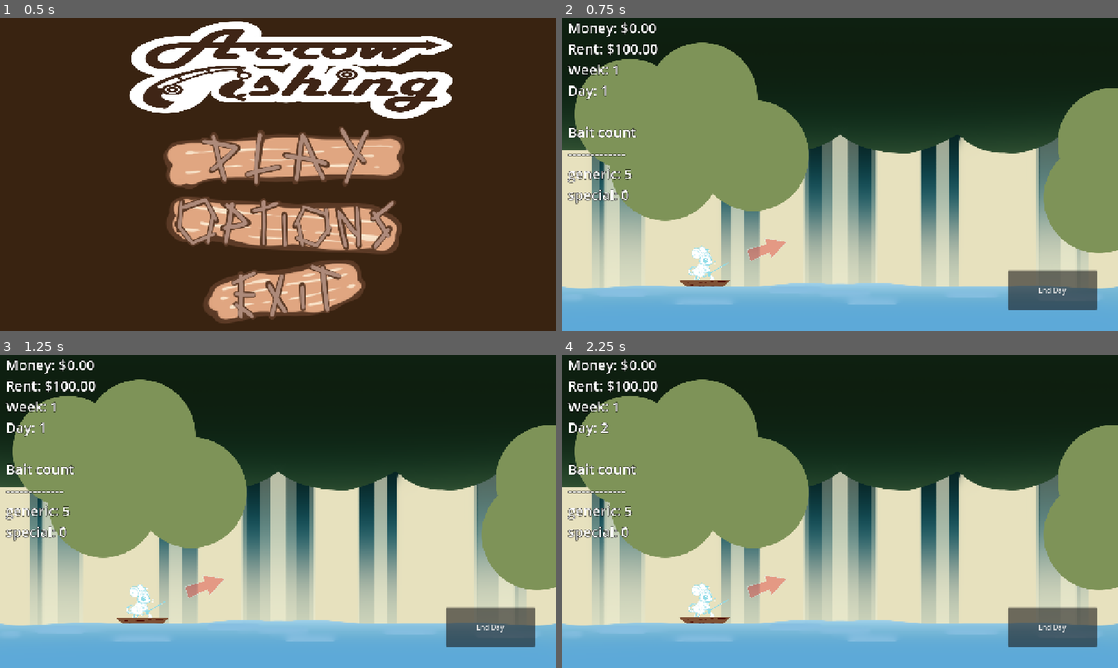
Above: before the commit, frames 1-4 (two rows, left to right).
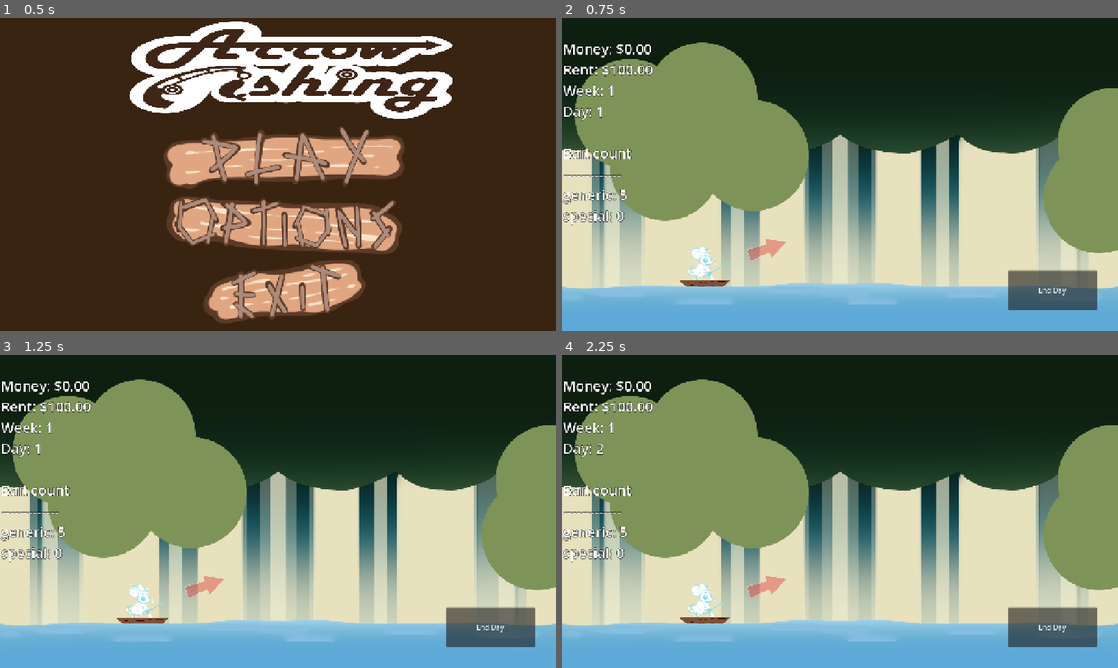
Above: after the commit, the same moments.

Repository: Meoah/Team-Awesome
Game: Godot game, scene res://scenes/default.tscn
Two runs of this game, one before a commit and one after it. Both use one fixed random seed, a clock stepped at 60 frames per second and the inputs below.
Inputs (mouse positions are in pixels of both pictures, inside the frame that each line leads up to):
- Up to frame 1 (0.5 s): no input
- Up to frame 2 (0.75 s): click (845, 158) at 0.5 s
- Up to frame 3 (1.25 s): no input
- Up to frame 4 (2.25 s): click "End Day" at 1.25 s; click "Go to bed" at 2 s

Frame 1 is identical in both runs. In frame 2, 2.5% of the frame differs, in the area x 0-18%, y 1-67%; in frame 3, 2.5%; in frame 4, 2.5%.

Commit message:
File cleanup

Diff:
--- a/project.godot
+++ b/project.godot
@@ -21,7 +21,6 @@
 
 [autoload]
 
-Inventory="*res://scripts/ui/inventory.gd"
 SystemData="*res://scripts/system/system_data.gd"
 GameManager="*res://scenes/game_manager.tscn"
 PlayManager="*res://scripts/managers/play_manager.gd"
--- a/scenes/actors/bobber.gd
+++ /dev/null
@@ -1,11 +0,0 @@
-extends RigidBody2D
-
-
-# Called when the node enters the scene tree for the first time.
-func _ready() -> void:
-	pass # Replace with function body.
-
-
-# Called every frame. 'delta' is the elapsed time since the previous frame.
-func _process(delta: float) -> void:
-	pass
--- a/scenes/game/daytime_main.tscn
+++ b/scenes/game/daytime_main.tscn
@@ -202,9 +202,10 @@
 
 [node name="Info" type="Label" parent="HUD"]
 layout_mode = 0
-offset_left = 13.0
-offset_right = 196.0
-offset_bottom = 45.0
+offset_left = 2.0
+offset_top = 48.0
+offset_right = 185.0
+offset_bottom = 93.0
 text = "placeholder"
 label_settings = ExtResource("10_3kam8")
 
--- a/scenes/game/main_menu.tscn
+++ b/scenes/game/main_menu.tscn
@@ -6,9 +6,9 @@
 [ext_resource type="Texture2D" uid="uid://cps8f0ajgm8kq" path="res://assets/textures/ui/Play_Button.png" id="4_bto60"]
 [ext_resource type="AudioStream" uid="uid://bwq4tyjgoxrm0" path="res://assets/audio/bgm/1-01 Introduction.mp3" id="4_fpthd"]
 [ext_resource type="Texture2D" uid="uid://qojojiaa5s65" path="res://assets/textures/ui/Exit_Button.png" id="5_1f7y1"]
-[ext_resource type="Script" uid="uid://c2kycjhjsowfw" path="res://scripts/ui/audio_volume.gd" id="5_df05h"]
+[ext_resource type="Script" uid="uid://c2kycjhjsowfw" path="res://scripts/util/audio_volume.gd" id="5_df05h"]
 [ext_resource type="Texture2D" uid="uid://bj0xw6pb17jxn" path="res://assets/textures/ui/Mock_Title.png" id="6_6hh85"]
-[ext_resource type="Script" uid="uid://bubl3cxipu10w" path="res://scripts/ui/fullscreen_control.gd" id="6_8um5k"]
+[ext_resource type="Script" uid="uid://bubl3cxipu10w" path="res://scripts/util/fullscreen_control.gd" id="6_8um5k"]
 [ext_resource type="Texture2D" uid="uid://dpo56153ju0cl" path="res://assets/textures/ui/Back_Button2.png" id="8_1f7y1"]
 [ext_resource type="Texture2D" uid="uid://d23om0gbiqiry" path="res://assets/textures/ui/Settings_Button.png" id="8_efcww"]
 [ext_resource type="Texture2D" uid="uid://2wer6ur45n82" path="res://assets/textures/ui/MusicVolume_Button.png" id="11_nsdtn"]
--- a/scenes/ui/inventory_ui.tscn
+++ b/scenes/ui/inventory_ui.tscn
@@ -1,6 +1,6 @@
 [gd_scene load_steps=3 format=3 uid="uid://himmnj7djqgt"]
 
-[ext_resource type="Script" uid="uid://cyund0hdccn2m" path="res://scenes/ui/Inventory_UI.gd" id="1_5v8q7"]
+[ext_resource type="Script" uid="uid://cyund0hdccn2m" path="res://scripts/ui/hud/inventory/inventory_ui.gd" id="1_5v8q7"]
 [ext_resource type="PackedScene" uid="uid://dyaxs1jdloena" path="res://scenes/ui/slot.tscn" id="2_gf3dx"]
 
 [node name="Inventory_UI" type="CanvasLayer"]
--- a/scenes/ui/arrows.tscn
+++ b/scenes/ui/pop_ups/fish_minigame/arrows.tscn
@@ -1,7 +1,7 @@
 [gd_scene load_steps=14 format=3 uid="uid://bbklku0slqk5d"]
 
-[ext_resource type="Script" uid="uid://bmvd1knujqejq" path="res://scripts/ui/arrows.gd" id="1_0iavb"]
-[ext_resource type="Script" uid="uid://djyje6hc7igie" path="res://scripts/ui/arrows_display.gd" id="2_n3w4c"]
+[ext_resource type="Script" uid="uid://bmvd1knujqejq" path="res://scripts/ui/fish_minigame/arrows.gd" id="1_0iavb"]
+[ext_resource type="Script" uid="uid://djyje6hc7igie" path="res://scripts/ui/fish_minigame/arrows_display.gd" id="2_n3w4c"]
 [ext_resource type="Texture2D" uid="uid://bqb5rtw7j46c7" path="res://assets/textures/debug/Cool.png" id="8_20txf"]
 [ext_resource type="Texture2D" uid="uid://cmh82nlyngkm5" path="res://assets/textures/debug/Lame.png" id="9_rvcsd"]
 [ext_resource type="Texture2D" uid="uid://dc133i3eb8ups" path="res://assets/textures/ui/Arrows/0.tres" id="10_qdfjh"]
@@ -9,7 +9,7 @@
 [ext_resource type="Texture2D" uid="uid://b4347mim6kpsw" path="res://assets/textures/ui/Arrows/Arrows.png" id="11_ybko8"]
 [ext_resource type="Texture2D" uid="uid://bmyqxt2tdjuib" path="res://assets/textures/ui/Arrows/2.tres" id="12_mx6gi"]
 [ext_resource type="Texture2D" uid="uid://blvkbqny5n6wn" path="res://assets/textures/ui/Arrows/3.tres" id="13_8ksox"]
-[ext_resource type="Script" uid="uid://c2w7qb8xpm6jn" path="res://scripts/ui/arrow_sprite.gd" id="16_mx6gi"]
+[ext_resource type="Script" uid="uid://c2w7qb8xpm6jn" path="res://scripts/ui/fish_minigame/arrow_sprite.gd" id="16_mx6gi"]
 [ext_resource type="Texture2D" uid="uid://b608g2qbl8yxd" path="res://assets/textures/ui/Arrows/effects/smoke.png" id="17_8ksox"]
 [ext_resource type="Script" uid="uid://bfh11uixb171m" path="res://scripts/ui/pop_ups/smoke.gd" id="18_63o2f"]
 [ext_resource type="Script" uid="uid://tntbbnkgxdlp" path="res://scripts/ui/pop_ups/texture_rect.gd" id="19_dleu3"]
--- a/scenes/ui/slot.tscn
+++ b/scenes/ui/slot.tscn
@@ -1,6 +1,6 @@
 [gd_scene load_steps=4 format=3 uid="uid://dyaxs1jdloena"]
 
-[ext_resource type="Script" uid="uid://cqsqbytqafa34" path="res://scenes/ui/slot.gd" id="1_jkamp"]
+[ext_resource type="Script" uid="uid://cqsqbytqafa34" path="res://scripts/ui/hud/inventory/slot.gd" id="1_jkamp"]
 [ext_resource type="FontFile" uid="uid://ciwjf56aydm2a" path="res://assets/fonts/CherryBombOne-Regular.ttf" id="2_sad2q"]
 
 [sub_resource type="StyleBoxFlat" id="StyleBoxFlat_sad2q"]
--- a/scripts/game/daytime_main.gd
+++ b/scripts/game/daytime_main.gd
@@ -53,7 +53,7 @@
 func _play_minigame() -> void:
 	$FISH.play("FISH!") #Plays FISH! Animation
 	await $FISH.animation_finished
-	GameManager.popup_queue.show_popup(BasePopup.POPUP_TYPE.ARROWUI, {"flags" = BasePopup.POPUP_FLAG.WILL_PAUSE})
+	GameManager.popup_queue.show_popup(BasePopup.POPUP_TYPE.MINIGAMEUI, {"flags" = BasePopup.POPUP_FLAG.WILL_PAUSE})
 
 func _on_fish_animation_finished(_anim_name: StringName) -> void:
 	$FISH.stop(true)
--- a/scripts/ui/arrows.gd
+++ b/scripts/ui/fish_minigame/arrows.gd
@@ -1,5 +1,5 @@
 extends BasePopup
-class_name ArrowUIPopup
+class_name MinigameUIPopup
 
 @export var input_string : TextEdit #Accessing TextEdit box
 @export var reaction : Sprite2D #Accessing Sprite2D for reaction image
--- a/scripts/ui/inventory.gd
+++ /dev/null
@@ -1,56 +0,0 @@
-extends Node
-
-signal inventory_updated
-
-var inventory_contents: Dictionary = {}
-
-#add fish to inventory
-func add_fish(fish_id: int, amount: int = 1) -> void:
-	if inventory_contents.has(fish_id):
-		inventory_contents[fish_id] += amount
-	else:
-		inventory_contents[fish_id] = amount
-
-	inventory_updated.emit()
-
-func get_all_fish() -> Dictionary:
-	return inventory_contents
-
-#Remove fish from inventory
-func remove_fish(fish: Inventory_FishData, amount: int = 1) -> void:
-	if not inventory_contents.has(fish):
-		return
-	inventory_contents[fish] -= amount
-	#Make sure there are no negative numbers
-	if inventory_contents[fish] <= 0:
-		inventory_contents.erase(fish)
-	inventory_updated.emit()
-
-#Check if the player has at least one of a fish
-func has_fish(fish: Inventory_FishData) -> bool:
-	return inventory_contents.has(fish) and inventory_contents[fish] > 0
-
-#How many of this fish does player have
-func get_fish_count(fish: Inventory_FishData) -> int:
-	if inventory_contents.has(fish):
-		return inventory_contents[fish]
-	return 0
-
-func refresh_ui():
-	for child in get_children():
-		child.queue_free()
-		var contents = Inventory.get_all_fish()
-		for fish in contents.keys():
-			var amount = contents[fish]
-
-#Useful for the nigh market
-func get_total_inventory_value() -> int:
-	var total = 0
-	for fish in inventory_contents.keys():
-		var stack_value = fish.fish_price
-		total += fish.fish_price * inventory_contents[fish]
-	return total
-
-func clear_inventory() -> void:
-	inventory_contents.clear()
-	inventory_updated.emit()
--- a/scripts/ui/pop_ups/base_popup.gd
+++ b/scripts/ui/pop_ups/base_popup.gd
@@ -5,8 +5,7 @@
 enum POPUP_TYPE{
 	GENERIC,
 	PAUSE,
-	ARROWUI,
-	HUD
+	MINIGAMEUI
 }
 
 # Flags used to determine popup behavior.
--- a/scripts/ui/pop_ups/popup_library.gd
+++ b/scripts/ui/pop_ups/popup_library.gd
@@ -5,7 +5,7 @@
 const _BLOCKER = preload("res://scenes/ui/pop_ups/blocker.tscn")
 const _GENERIC = preload("res://scenes/ui/pop_ups/generic_popup.tscn")
 const _PAUSE = preload("res://scenes/ui/pop_ups/pause_popup.tscn")
-const _ARROWUI = preload("res://scenes/ui/arrows.tscn")
+const _MINIGAMEUI = preload("res://scenes/ui/pop_ups/fish_minigame/arrows.tscn")
 
 # Returns a popup with desired parameters if requested.
 static func create_popup(popup_type: int, params: Dictionary = {}) -> BasePopup:
@@ -14,8 +14,8 @@
 
 	# Look for the requested popup and instantiate it.
 	match popup_type:
-		BasePopup.POPUP_TYPE.ARROWUI:
-			popup = _ARROWUI.instantiate()
+		BasePopup.POPUP_TYPE.MINIGAMEUI:
+			popup = _MINIGAMEUI.instantiate()
 		BasePopup.POPUP_TYPE.PAUSE: #TODO Pause Menu. This is here for demonstration purposes.
 			popup = _PAUSE.instantiate()
 		_: # Default
--- a/scripts/util/Inventory_fish_data.gd
+++ /dev/null
@@ -1,9 +0,0 @@
-extends Resource
-class_name Inventory_FishData
-
-@export var display_name: String
-@export var fish_id: int = 0
-@export var fish_price: int = 0 #Night market read this
-@export var icon: Texture2D
-@export var is_bait: bool = false #Fishing rod can read this
-@export var is_stackable = true
Not shown, removed: scenes/actors/bobber.gd.uid
Renamed: scenes/ui/arrow_sprite.tscn -> scenes/ui/pop_ups/fish_minigame/arrow_sprite.tscn
Renamed: scripts/ui/arrow_sprite.gd -> scripts/ui/fish_minigame/arrow_sprite.gd
Renamed: scripts/ui/arrow_sprite.gd.uid -> scripts/ui/fish_minigame/arrow_sprite.gd.uid
Renamed: scripts/ui/arrows.gd.uid -> scripts/ui/fish_minigame/arrows.gd.uid
Renamed: scripts/ui/arrows_display.gd -> scripts/ui/fish_minigame/arrows_display.gd
Renamed: scripts/ui/arrows_display.gd.uid -> scripts/ui/fish_minigame/arrows_display.gd.uid
Renamed: scenes/ui/Inventory_UI.gd -> scripts/ui/hud/inventory/inventory_ui.gd
Renamed: scenes/ui/Inventory_UI.gd.uid -> scripts/ui/hud/inventory/inventory_ui.gd.uid
Renamed: scenes/ui/slot.gd -> scripts/ui/hud/inventory/slot.gd
Renamed: scenes/ui/slot.gd.uid -> scripts/ui/hud/inventory/slot.gd.uid
Not shown, removed: scripts/ui/inventory.gd.uid
(and 5 more such lines)
